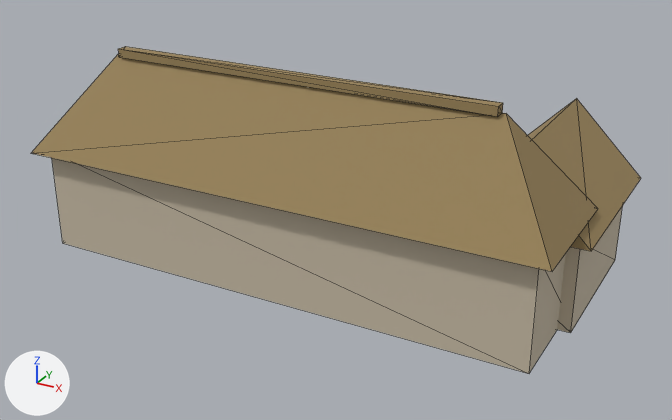
Before and after pictures for a commit that changed the glTF model assets/map3d_houses/longhouse.glb.
Before and after are seen from a 50 mm camera at (12.35, -22.25, 12.52) aimed at (0.37, -0.48, 1.64). Arrows for +X, +Y and +Z are at lower left; the lights stay in place. The older version comes first. Mesh edges are drawn as thin lines. Vertices at exactly the same position are counted once.

Names of what the first picture shows: 'longhouse'.
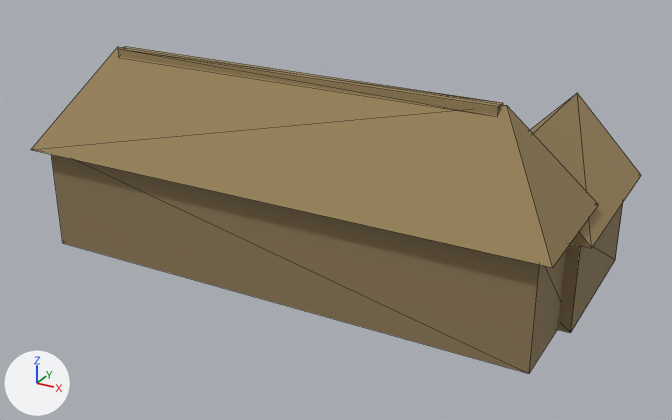
What differs and where, as boxes (x1, y1, x2, y2) in the pictures (672 x 420 px; the box of a moved part takes in the faces that stretch with it):
```json
{"object": "longhouse", "change": "recoloured, mesh moved", "before": [32, 46, 641, 374], "after": [31, 46, 641, 374], "on screen": "darker"}
{"part": 1, "of": "me_cube", "change": "moved or reshaped", "before": [32, 54, 641, 374], "after": [31, 47, 641, 374]}
```

Scene script edits in JSON lines:
```json
{"op": "set", "path": "mat_wall.base_color", "old": "(0.578, 0.503, 0.381)", "new": "(0.262, 0.188, 0.0931)", "note": "beige #c8bca6 -> brown #8c7856"}
{"block": "me_cube", "where": "me_cube.from_pydata(...)  # 44 vertices, 64 faces; spans x -8.0..8.0, y -3.9..3.9, z 0.0..6.0"}
{"block": "me_cube", "where": "# used by ob_longhouse; location = (0.0, 0.0, 0.0)"}
{"block": "me_cube", "change": "me_cube part 1: the whole mesh is moved by (0.0, 0.0, 0.1)"}
```
